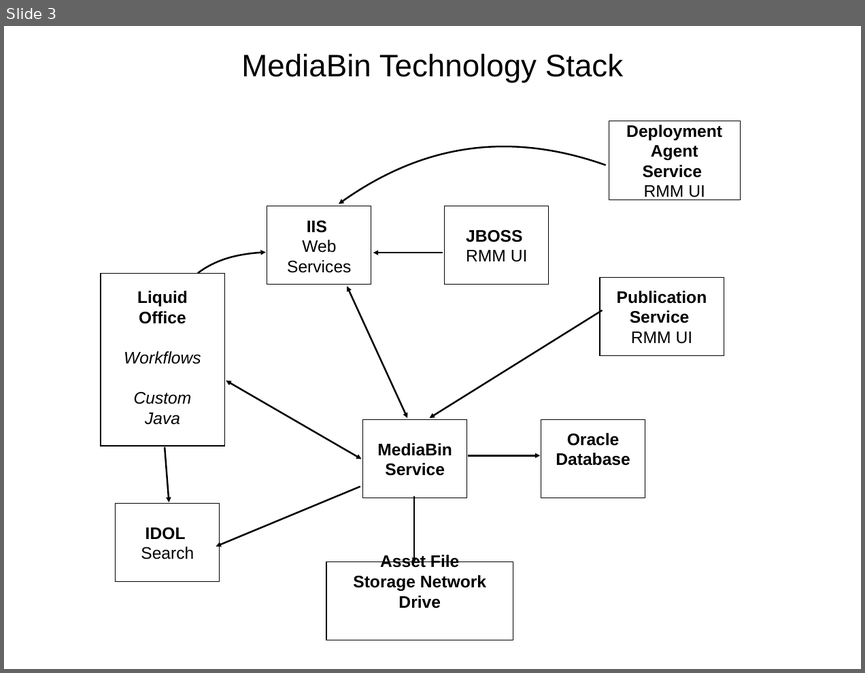
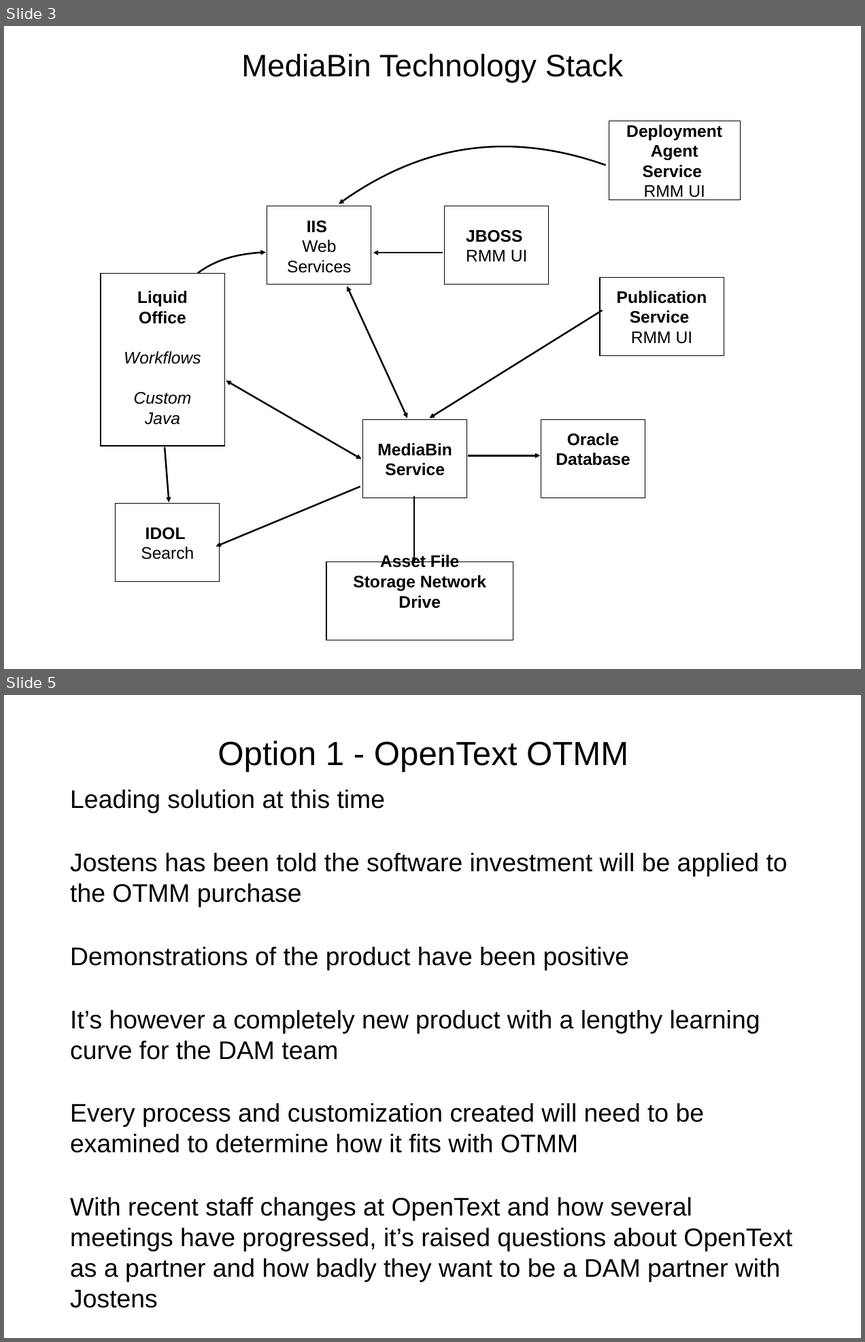
Before and after one commit to wshromoff/SOL, a slide deck: Files/Metadata_Groupings/Tables.pptx. Shown one above the other, each under a label of ours: slide 3 before the commit, slides 3 and 5 after it; the slides between them are not shown. The pictures are 865x673 and 865x1342 pixels, drawn with LibreOffice and Linux fonts; fonts in the diff are those of the drawing. Boxes give left, top, right and bottom in pixels: in the first picture for what was removed or moved away, otherwise in the second. Text is boxed around its words. In the diff, an @@ line names an element or a change of style, - is before the commit and + after.

```diff
--- a/Files/Metadata_Groupings/Tables.pptx
+++ b/Files/Metadata_Groupings/Tables.pptx
@@ slide 5 added at (4, 695, 861, 1338), background #FFFFFF @@
@@ title added at (218, 741, 628, 772), 40 pt, text #000000 @@
+Option 1 - OpenText OTMM
@@ text added at (70, 790, 792, 1308), 30.4 pt, text #000000 @@
+Leading solution at this time
+Jostens has been told the software investment will be applied to the OTMM purchase
+Demonstrations of the product have been positive
+It’s however a completely new product with a lengthy learning curve for the DAM team
+Every process and customization created will need to be examined to determine how it fits with OTMM
+With recent staff changes at OpenText and how several meetings have progressed, it’s raised questions about OpenText as a partner and how badly they want to be a DAM partner with Jostens
```
Also in this commit, not shown: 2 slides changed, 7 other slides added, 1 other file.
